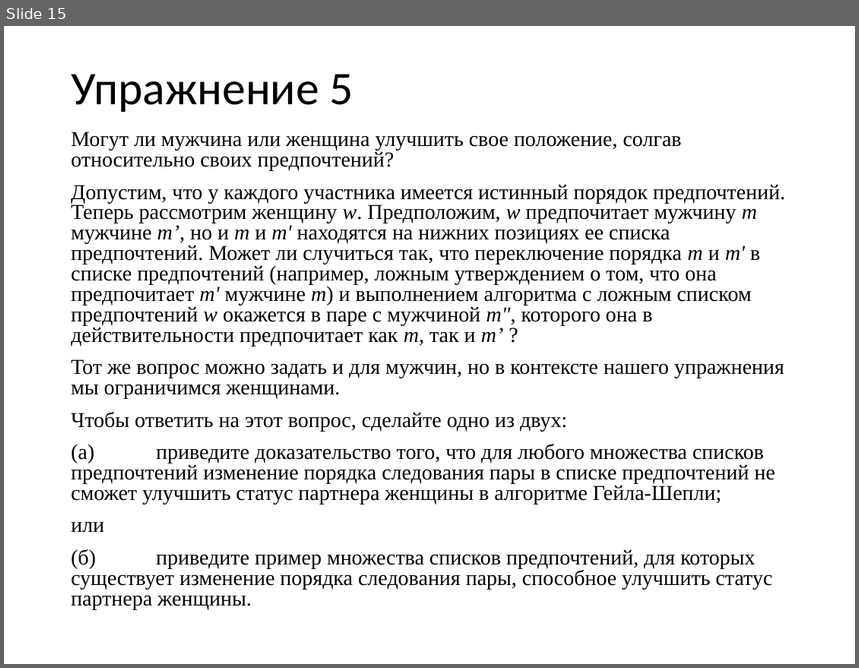
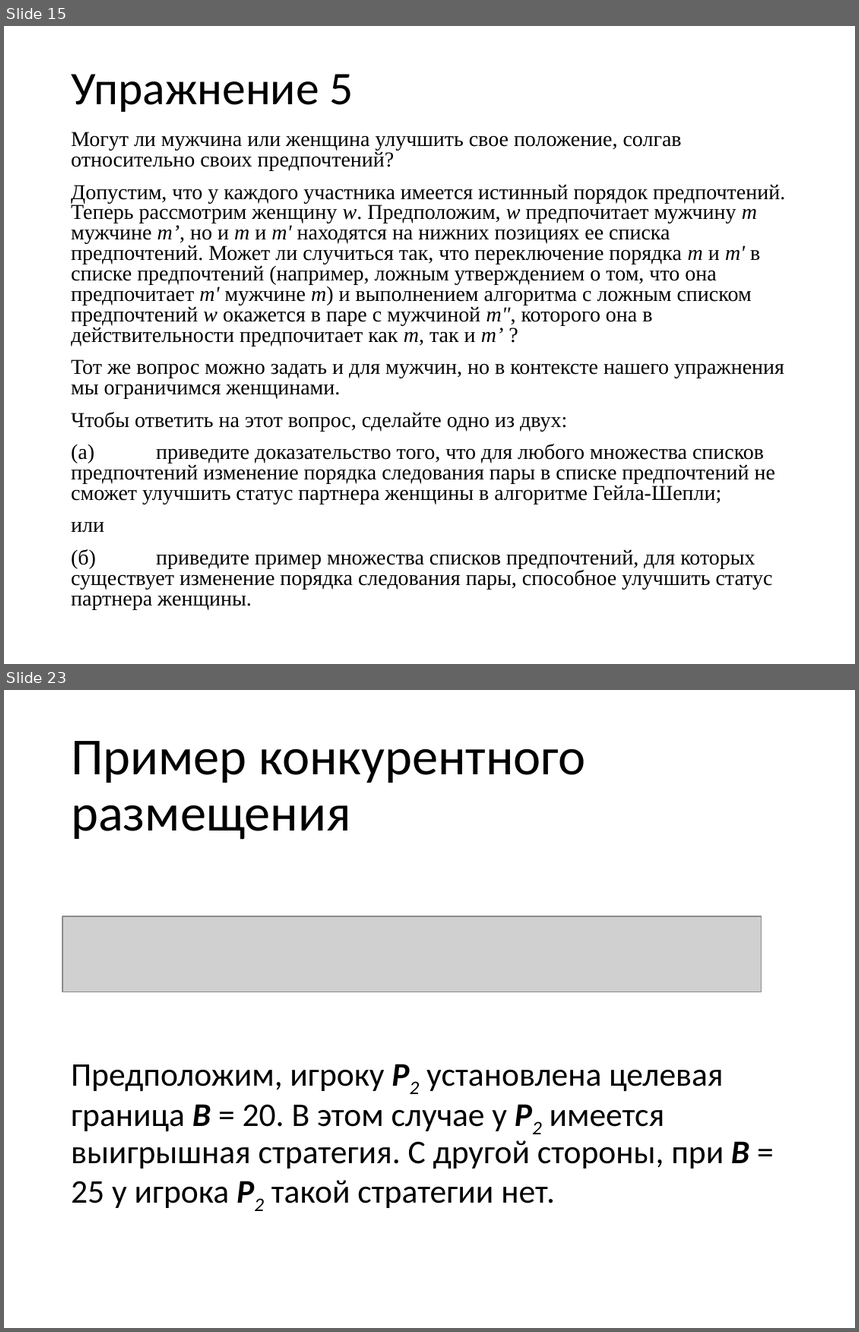
Before and after one commit to sudakov/algo-lab, a slide deck: practice.pptx. Shown one above the other, each under a label of ours: slide 15 before the commit, slides 15 and 23 after it; the slides between them are not shown. The pictures are 859x668 and 859x1332 pixels, drawn with LibreOffice and Linux fonts; fonts in the diff are those of the drawing; grey boxes stand for pictures. Boxes give left, top, right and bottom in pixels: in the first picture for what was removed or moved away, otherwise in the second. Text is boxed around its words. In the diff, an @@ line names an element or a change of style, - is before the commit and + after.

```diff
--- a/practice.pptx
+++ b/practice.pptx
@@ slide 23 added at (4, 690, 855, 1328), background #FFFFFF @@
@@ title added at (71, 741, 586, 840), 44 pt, text #000000 @@
+Пример конкурентного размещения
@@ picture added at (63, 916, 762, 992) @@
@@ text added at (71, 1065, 750, 1208), 28 pt, text #000000 @@
+Предположим, игроку Р2 установлена целевая граница В = 20. В этом случае у Р2 имеется выигрышная стратегия. С другой стороны, при В = 25 у игрока Р2 такой стратегии нет.
```
Also in this commit, not shown: 1 slide changed, 14 other slides added, 1 other file.
